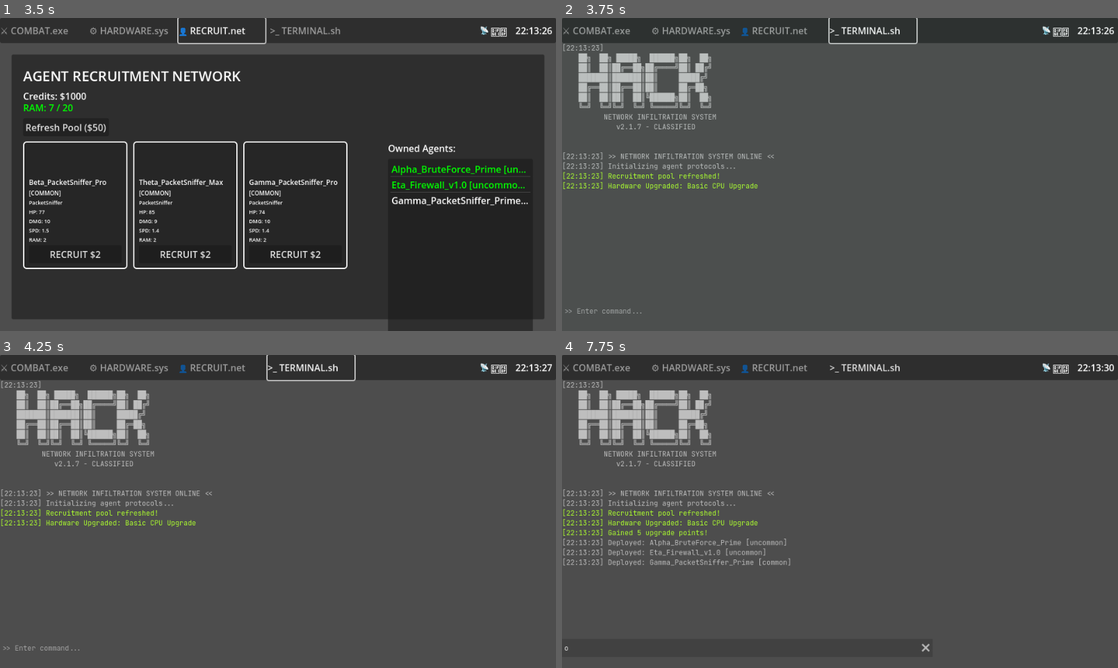
Above: before the commit, frames 1-4 (two rows, left to right).
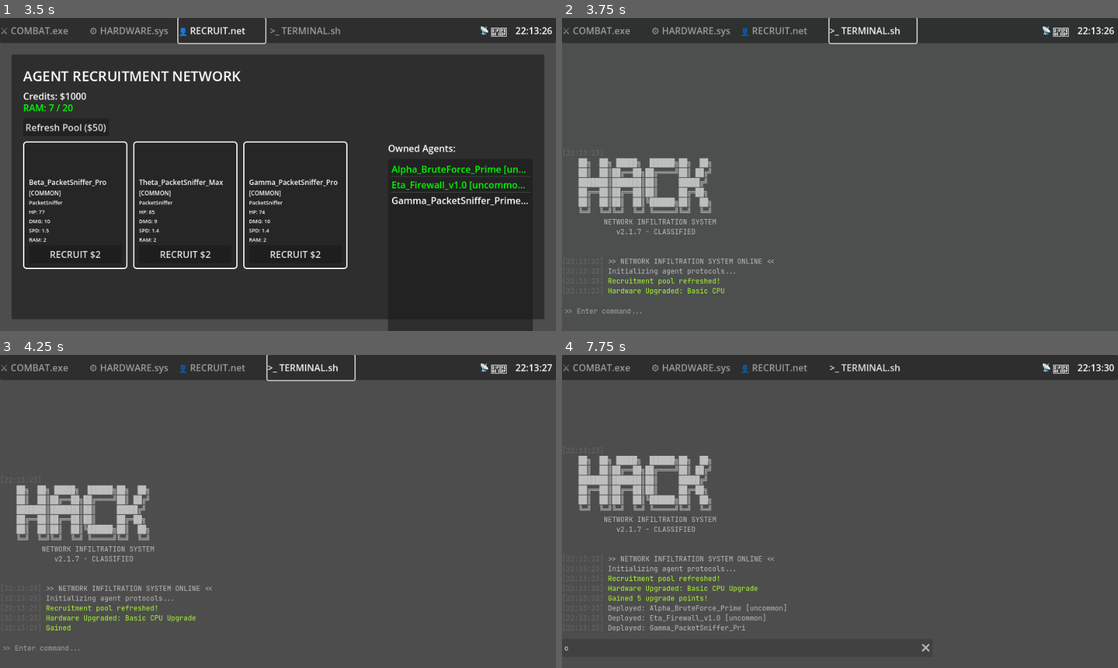
Above: after the commit, the same moments.

Repository: timrolls/Idle-Hacker
Game: Godot game, scene res://Scenes/Test/integrated_game_test.tscn
Two runs of this game, one before a commit and one after it. Both use one fixed random seed, a clock stepped at 60 frames per second and the inputs below.
Inputs (mouse positions are in pixels of both pictures, inside the frame that each line leads up to):
- Up to frame 1 (3.5 s): click "Start Combat" at 0.5 s; click "⚔ COMBAT.exe" at 1.25 s; click "⚙ HARDWARE.sys" at 2 s; click "👤 RECRUIT.net" at 2.75 s
- Up to frame 2 (3.75 s): click ">_ TERMINAL.sh" at 3.5 s
- Up to frame 3 (4.25 s): no input
- Up to frame 4 (7.75 s): click (745, 649) at 4.27 s; type "12" at 4.35 s; tap Enter at 5 s; move the mouse to (962, 495) at 5.02 s; hold Up (ui_up) 5.03-5.75 s; tap O at 5.1 s; click (962, 495) at 5.17 s; drag from (728, 527) to (812, 574) at 5.77 s; move the mouse to (895, 442) at 6.52 s; hold Up (ui_up) 6.53-7.25 s; tap Shift at 6.6 s; drag from (812, 574) to (673, 464) at 7.27 s

Frame 1 is identical in both runs. In frame 2, 7.3% of the frame differs, in the area x 0-39%, y 8-89%; in frame 3, 7.2%; in frame 4, 9.0%, in the area x 0-41%, y 8-89%.

Commit message:
Reworked Terminal animation to use visible_ratio
Also added timestamp toggle, and made timestamps appear instantly when on to speed up line animation time

Diff:
--- a/idle-hacker/Scenes/Autoload/globals.gd
+++ b/idle-hacker/Scenes/Autoload/globals.gd
@@ -12,3 +12,4 @@
 @export var help_color: Color = Color.GRAY
 @export var error_color: Color = Color.ORANGE_RED
 @export var system_color: Color = Color.GRAY
+@export var timestamp_color: Color = Color.DIM_GRAY
--- a/idle-hacker/Scenes/Test/integrated_game_test.tscn
+++ b/idle-hacker/Scenes/Test/integrated_game_test.tscn
@@ -166,6 +166,7 @@
 layout_mode = 1
 anchors_preset = -1
 anchor_bottom = 0.9
+offset_bottom = -10.12
 
 [node name="CommandPrompt" parent="UILayer/TerminalView" instance=ExtResource("5_prompt")]
 layout_mode = 0
--- a/idle-hacker/Scenes/UI/terminal_window.gd
+++ b/idle-hacker/Scenes/UI/terminal_window.gd
@@ -19,9 +19,9 @@
 @export var cursor_blink_speed: float = 0.5  # Seconds between blink states
 @export var line_by_line_delay: float = 0.1  # Delay between lines in line-by-line mode
 @export var enable_glitch_effect: bool = true
+@export var glitch_chance: float = 0.4  # 0.0 to 1.0
 @export var glitch_intensity: float = 0.3  # 0.0 to 1.0
-
-
+@export var show_timestamps: bool = true
 
 func _ready():
 	# Set up terminal styling
@@ -48,32 +48,40 @@
 	add_log_entry("Initializing agent protocols...", Globals.system_color)
 
 func add_log_entry(message: String, color: Color = Color.WHITE, duration_override: float = -1.0, use_glitch: bool = false):
-	var timestamp = "[%02d:%02d:%02d] " % [
-		Time.get_time_dict_from_system().hour,
-		Time.get_time_dict_from_system().minute,
-		Time.get_time_dict_from_system().second
-	]
+	# Generate timestamp if enabled
+	var timestamp = ""
+	if show_timestamps:
+		timestamp = "[%02d:%02d:%02d] " % [
+			Time.get_time_dict_from_system().hour,
+			Time.get_time_dict_from_system().minute,
+			Time.get_time_dict_from_system().second
+		]
 
 	# Check if this is a multi-line message
 	var lines = message.split("\n")
 
 	if lines.size() > 1:
-		# Multi-line message - animate each line separately
+		# Multi-line message - animate as one block
+		var full_message = ""
 		for i in range(lines.size()):
 			var line_text = lines[i]
 			# Only add timestamp to first line
-			if i == 0:
-				line_text = timestamp + line_text
+			if i == 0 and show_timestamps:
+				# Don't include timestamp in animated content
+				pass
 			else:
 				# Indent continuation lines slightly
 				line_text = "    " + line_text
 
-			var animation_data = create_animation_data(line_text, color, duration_override, use_glitch, false)
-			animation_queue.append(animation_data)
+			if i > 0:
+				full_message += "\n"
+			full_message += line_text
+
+		var animation_data = create_animation_data(full_message, color, duration_override, use_glitch, timestamp)
+		animation_queue.append(animation_data)
 	else:
-		# Single line message
-		var full_message = timestamp + message
-		var animation_data = create_animation_data(full_message, color, duration_override, use_glitch, false)
+		# Single line message - don't include timestamp in animated content
+		var animation_data = create_animation_data(message, color, duration_override, use_glitch, timestamp)
 		animation_queue.append(animation_data)
 
 	# Start animation if not already running
@@ -85,11 +93,14 @@
 	add_log_entry(message, color, duration_override, use_glitch)
 
 func add_ascii_art(art: String, color: Color = Color.WHITE, duration_override: float = -1.0, use_glitch: bool = false):
-	var timestamp = "[%02d:%02d:%02d] " % [
-		Time.get_time_dict_from_system().hour,
-		Time.get_time_dict_from_system().minute,
-		Time.get_time_dict_from_system().second
-	]
+	# Generate timestamp if enabled
+	var timestamp = ""
+	if show_timestamps:
+		timestamp = "[%02d:%02d:%02d] " % [
+			Time.get_time_dict_from_system().hour,
+			Time.get_time_dict_from_system().minute,
+			Time.get_time_dict_from_system().second
+		]
 
 	# Treat the entire ASCII art as one message for timing
 	var lines = art.split("\n")
@@ -97,10 +108,8 @@
 
 	for i in range(lines.size()):
 		var line_text = lines[i]
-		# Only add timestamp to first line
-		if i == 0:
-			line_text = timestamp + line_text
-		else:
+		# Don't include timestamp in animated content - it will be added instantly
+		if i > 0:
 			# Indent continuation lines slightly
 			line_text = "    " + line_text
 
@@ -109,26 +118,27 @@
 		full_message += line_text
 
 	# Create single animation for entire ASCII art
-	var animation_data = create_animation_data(full_message, color, duration_override, use_glitch, false)
+	var animation_data = create_animation_data(full_message, color, duration_override, use_glitch, timestamp)
 	animation_queue.append(animation_data)
 
 	# Start animation if not already running
 	if not is_animating:
 		process_animation_queue()
 
-func create_animation_data(full_message: String, color: Color, duration_override: float, use_glitch: bool, line_by_line: bool) -> Dictionary:
+func create_animation_data(message: String, color: Color, duration_override: float, use_glitch: bool, timestamp: String = "") -> Dictionary:
 	var duration = duration_override if duration_override > 0 else default_animation_duration
 
-	# Shorter messages should animate faster, longer messages slower
-	var message_length = full_message.length()
+	# Calculate duration based only on the message content (not timestamp)
+	var message_length = message.length()
 	if duration_override < 0:  # Only auto-adjust if no override specified
 		duration = max(0.5, min(4.0, message_length * 0.02))  # 20ms per character, clamped
 
 	return {
-		"message": full_message,
+		"message": message,
 		"color": color,
 		"duration": duration,
-		"use_glitch": use_glitch and enable_glitch_effect
+		"use_glitch": use_glitch and enable_glitch_effect,
+		"timestamp": timestamp
 	}
 
 func process_animation_queue():
@@ -139,179 +149,109 @@
 	is_animating = true
 	var current_anim = animation_queue.pop_front()
 
-	await animate_text_with_visible_characters(current_anim)
+	await animate_text_with_visible_ratio(current_anim)
 
 	# Process next in queue
 	process_animation_queue()
 
-func animate_line_instantly(anim_data: Dictionary):
-	# Add the full line instantly, then wait for line delay
-	var formatted_line = "[color=%s]%s[/color]" % [anim_data.color.to_html(), anim_data.message]
-	line_buffer.append(formatted_line)
-	current_lines += 1
-
-	update_display()
-
-	# Auto-scroll
-	await get_tree().process_frame
-	scroll_container.scroll_vertical = scroll_container.get_v_scroll_bar().max_value
-
-	# Wait before next line
-	await get_tree().create_timer(line_by_line_delay).timeout
-
-	if current_lines > max_lines:
-		trim_old_lines()
-
-func animate_text_with_visible_characters(anim_data: Dictionary):
+func animate_text_with_visible_ratio(anim_data: Dictionary):
 	var message = anim_data.message
 	var duration = anim_data.duration
 	var color = anim_data.color
 	var use_glitch = anim_data.use_glitch
-
-	# Add the formatted message to buffer
-	var formatted_line = "[color=%s]%s[/color]" % [color.to_html(), message]
-	line_buffer.append(formatted_line)
+	var timestamp = anim_data.get("timestamp", "")
+
+	# Create the full line with timestamp (if enabled) + message
+	var full_line = ""
+	var timestamp_char_count = 0
+
+	if timestamp != "":
+		# Add timestamp in timestamp color
+		full_line += "[color=%s]%s[/color]" % [Globals.timestamp_color.to_html(), timestamp]
+		timestamp_char_count = timestamp.length()
+
+	# Add the message part in its color
+	full_line += "[color=%s]%s[/color]" % [color.to_html(), message]
+
+	# Add the complete line to buffer
+	line_buffer.append(full_line)
 	current_lines += 1
 	var current_line_index = line_buffer.size() - 1
 
-	# Get starting character position for this line
-	var chars_before_line = get_total_visible_chars_before_line(current_line_index)
-	var total_chars_in_message = message.length()
-
-	# Start with all characters hidden for this message
-	text_display.visible_characters = chars_before_line
+	# Calculate character counts for ratio calculation
+	var chars_before_new_line = get_total_chars_before_line(current_line_index)
+	var chars_before_message = chars_before_new_line + timestamp_char_count
+	var message_char_count = get_clean_char_count(message)
+	var total_chars_after = chars_before_message + message_char_count
+
+	# Update display so we can calculate ratios
 	update_display()
 
-	# Animate visible characters using tween
+	# Scroll immediately to show the new line
+	await get_tree().process_frame
+	scroll_container.scroll_vertical = scroll_container.get_v_scroll_bar().max_value
+
+	# Calculate ratios - start by showing timestamp + previous content, then animate the message
+	var start_ratio = float(chars_before_message) / float(total_chars_after)
+	var end_ratio = 1.0
+
+	# Start with timestamp visible but message hidden
+	text_display.visible_ratio = start_ratio
+
+	# Animate to show the message part
 	if current_tween:
 		current_tween.kill()
 	current_tween = create_tween()
 
-	# Smoothly reveal characters over the duration
-	current_tween.tween_method(
-		_update_visible_chars.bind(chars_before_line, chars_before_line + total_chars_in_message),
-		0.0,
-		1.0,
-		duration
-	)
-
+	current_tween.tween_property(text_display, "visible_ratio", end_ratio, duration)
 	await current_tween.finished
 
-	# Ensure all characters are visible and start post-animation glitch if needed
-	text_display.visible_characters = -1
-
+	# Ensure full visibility
+	text_display.visible_ratio = 1.0
+
+	# Start post-animation glitch if requested
 	if use_glitch:
 		start_post_animation_glitch(current_line_index, color, message)
 
-	# Auto-scroll and trim if needed
+	# Final scroll to ensure visibility
 	await get_tree().process_frame
 	scroll_container.scroll_vertical = scroll_container.get_v_scroll_bar().max_value
 
 	if current_lines > max_lines:
 		trim_old_lines()
 
-func animate_with_cursor(line_index: int, total_chars: int, duration: float, color: Color):
-	var start_chars = get_total_visible_chars_before_line(line_index)
-	var cursor_blink_timer = 0.0
-	var cursor_visible = true
-
-	# Animation step size for smooth movement
-	var steps = max(30, total_chars)  # At least 30 steps for smooth animation
-	var step_duration = duration / steps
-
-	for i in range(steps + 1):
-		var progress = float(i) / float(steps)
-		var chars_to_show = int(progress * total_chars)
-
-		# Update visible characters
-		text_display.visible_characters = start_chars + chars_to_show
-
-		# Update cursor blinking
-		cursor_blink_timer += step_duration
-		if cursor_blink_timer >= cursor_blink_speed:
-			cursor_visible = not cursor_visible
-			cursor_blink_timer = 0.0
-
-		# Add cursor at current position if we're not at the end
-		if chars_to_show < total_chars:
-			update_line_with_cursor_at_position(line_index, chars_to_show, color, cursor_visible)
-		else:
-			# Remove cursor when done
-			remove_cursor_from_line(line_index, color)
-
-		await get_tree().create_timer(step_duration).timeout
-
-	# Ensure cursor is removed at the end
-	remove_cursor_from_line(line_index, color)
-
-func animate_with_glitch_effect(line_index: int, total_chars: int, duration: float, color: Color):
-	var start_chars = get_total_visible_chars_before_line(line_index)
-	var original_message = line_buffer[line_index]
-
-	# Extract the actual message without color tags
-	var clean_message = extract_clean_message(original_message)
-
-	var steps = max(40, total_chars)  # More steps for glitch effect
-	var step_duration = duration / steps
-
-	for i in range(steps + 1):
-		var progress = float(i) / float(steps)
-		var chars_to_show = int(progress * total_chars)
-
-		# Create glitched version of current text
-		var current_text = clean_message.substr(0, chars_to_show)
-
-		# Add random glitch characters at the end
-		if chars_to_show < total_chars and randf() < glitch_intensity:
-			var glitch_chars = "!@#$%^&*()_+-=[]{}|;':\",./<>?~`"
-			var glitch_count = min(3, total_chars - chars_to_show)
-			for j in range(glitch_count):
-				current_text += glitch_chars[randi() % glitch_chars.length()]
-
-		# Update the line with glitched text
-		line_buffer[line_index] = "[color=%s]%s[/color]" % [color.to_html(), current_text]
-		update_display()
-
-		text_display.visible_characters = start_chars + current_text.length()
-
-		await get_tree().create_timer(step_duration).timeout
-
-	# Restore clean final text
-	line_buffer[line_index] = "[color=%s]%s[/color]" % [color.to_html(), clean_message]
-	update_display()
-
-func get_total_visible_chars_before_line(line_index: int) -> int:
+func get_total_chars_before_line(line_index: int) -> int:
 	var char_count = 0
 	for i in range(line_index):
 		if i < line_buffer.size():
-			# Count actual characters, not including BBCode tags
 			var clean_text = extract_clean_message(line_buffer[i])
 			char_count += clean_text.length()
 			if i > 0:  # Add newline character count except for first line
 				char_count += 1
 	return char_count
 
+func get_clean_char_count(message: String) -> int:
+	return message.length()
+
 func extract_clean_message(formatted_line: String) -> String:
 	# Remove BBCode color tags
 	var regex = RegEx.new()
 	regex.compile("\\[color=[^\\]]+\\]|\\[/color\\]")
 	return regex.sub(formatted_line, "", true)
 
-# Helper function to update visible characters during tween
-func _update_visible_chars(start_chars: int, end_chars: int, progress: float):
-	var current_chars = int(start_chars + (end_chars - start_chars) * progress)
-	text_display.visible_characters = current_chars
-
 # Post-animation glitch effect
 func start_post_animation_glitch(line_index: int, color: Color, original_message: String):
 	if not enable_glitch_effect:
 		return
 
+	# Random chance to trigger glitch
+	if randf() > glitch_chance:
+		return
+
 	var glitch_duration = randf_range(0.5, 2.0)  # Random glitch duration
 	var glitch_interval = 0.1  # How often to change glitch
 	var glitch_chars = "!@#$%^&*()_+-=[]{}|;':\",./<>?~`"
 
-	var glitch_timer = 0.0
 	var total_time = 0.0
 
 	while total_time < glitch_duration:
@@ -339,17 +279,6 @@
 		await get_tree().create_timer(glitch_interval).timeout
 		total_time += glitch_interval
 
-# These functions are kept for compatibility but not used in current cursor-less implementation
-func update_line_with_cursor_at_position(line_index: int, char_position: int, color: Color, cursor_visible: bool):
-	# Legacy function - not used in current implementation
-	pass
-
-func remove_cursor_from_line(line_index: int, color: Color):
-	# Legacy function - not used in current implementation
-	pass
-
-
-
 func update_display():
 	text_display.text = "\n".join(line_buffer)
 
@@ -362,7 +291,7 @@
 	# Rebuild display
 	text_display.text = "\n".join(line_buffer)
 
-# Event handlers (keeping all the existing ones)
+# Event handlers (using global colors from Globals autoload)
 func _on_damage_dealt(attacker: String, target: String, damage: int):
 	add_log_entry("%s >> %s [%d DMG]" % [attacker, target, damage], Globals.damage_color, 1.5)
 
--- a/idle-hacker/Scenes/UI/terminal_window.tscn
+++ b/idle-hacker/Scenes/UI/terminal_window.tscn
@@ -11,7 +11,7 @@
 grow_horizontal = 2
 grow_vertical = 2
 script = ExtResource("1_q2jdn")
-default_animation_duration = 100.0
+default_animation_duration = 0.5
 line_by_line_delay = 0.5
 
 [node name="ScrollContainer" type="ScrollContainer" parent="."]
@@ -35,4 +35,6 @@
 bbcode_enabled = true
 text = "Test"
 scroll_following = true
+vertical_alignment = 2
 progress_bar_delay = -1
+visible_characters_behavior = 1
